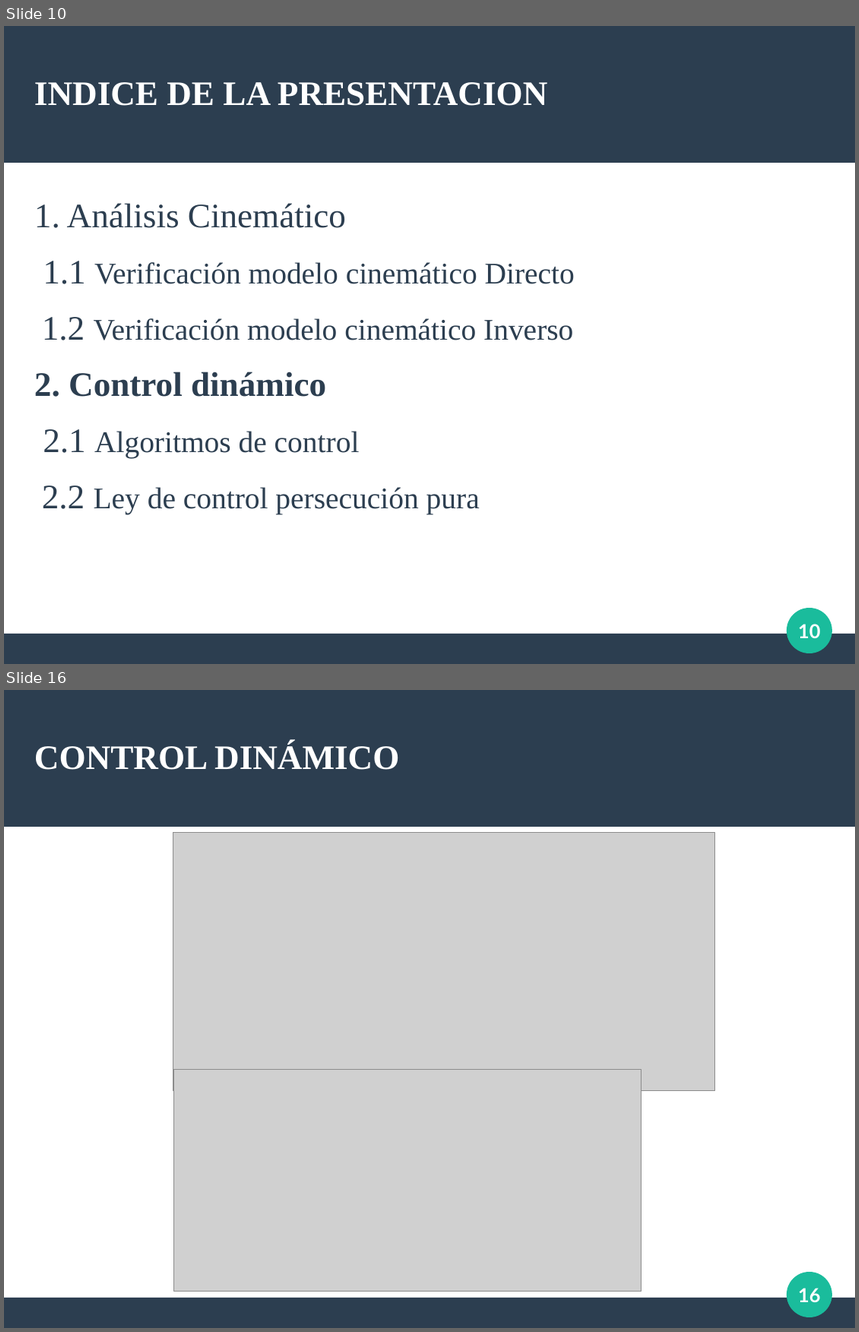
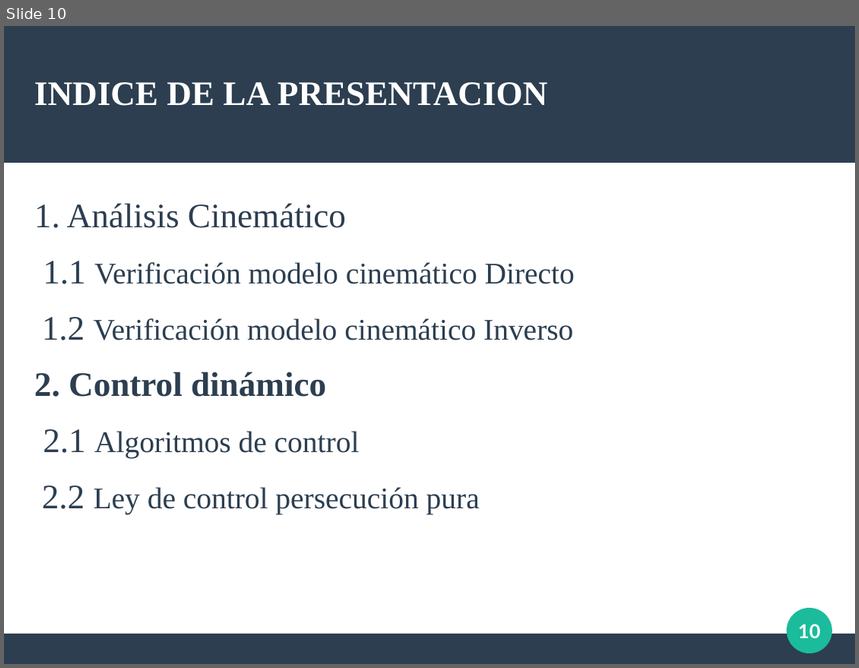
Before and after one commit to Arrivederccimamasita/Synchro_Drive_CyPR, a slide deck: Presentacion_defensa/defensa.odp. Shown one above the other, each under a label of ours: slides 10 and 16 before the commit, slide 10 after it; the slides between them are not shown. The pictures are 859x1332 and 859x668 pixels, drawn with LibreOffice and Linux fonts; fonts in the diff are those of the drawing; grey boxes stand for pictures. Boxes give left, top, right and bottom in pixels: in the first picture for what was removed or moved away, otherwise in the second. Text is boxed around its words. In the diff, an @@ line names an element or a change of style, - is before the commit and + after.

```diff
--- a/Presentacion_defensa/defensa.odp
+++ b/Presentacion_defensa/defensa.odp
@@ slide 16 removed at [4,690,855,1328], background #FFFFFF; not listed: 3 template elements that a slide beside it also shows @@
@@ title removed at [34,743,399,770] @@
-CONTROL DINÁMICO
@@ picture removed at [173,833,715,1091] @@
@@ picture removed at [174,1069,641,1292] @@
@@ page number removed at [798,1288,820,1303] @@
-16
```
Also in this commit, not shown: 18 slides changed, 5 slides added, 3 other slides removed, 8 other files.
